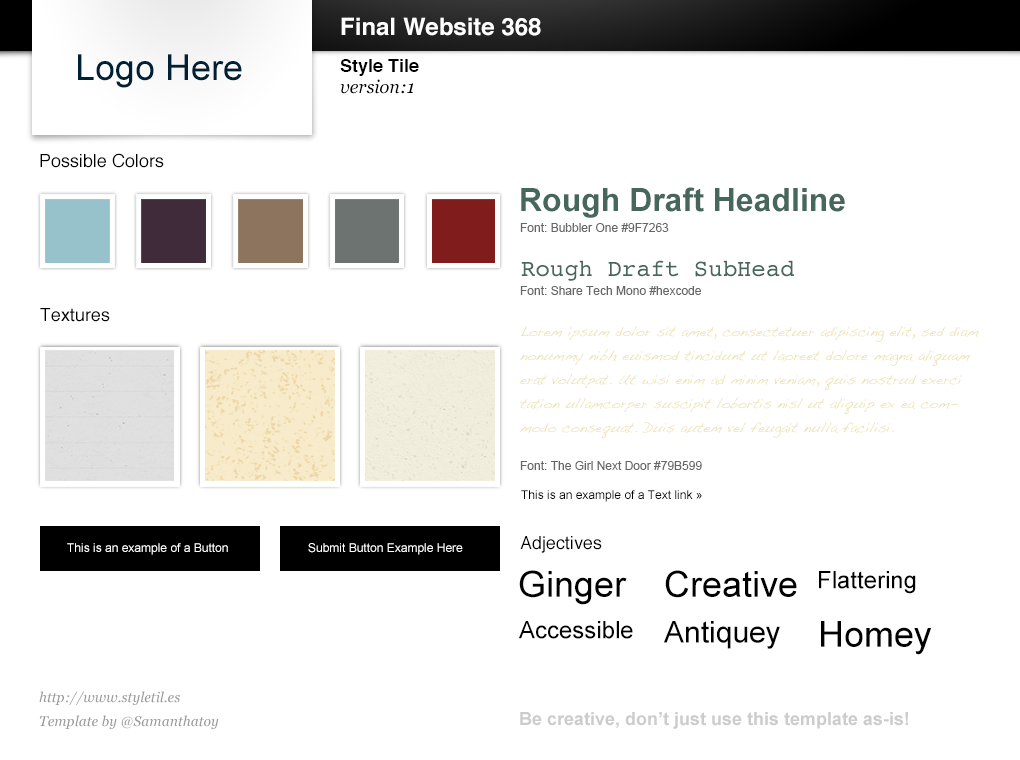
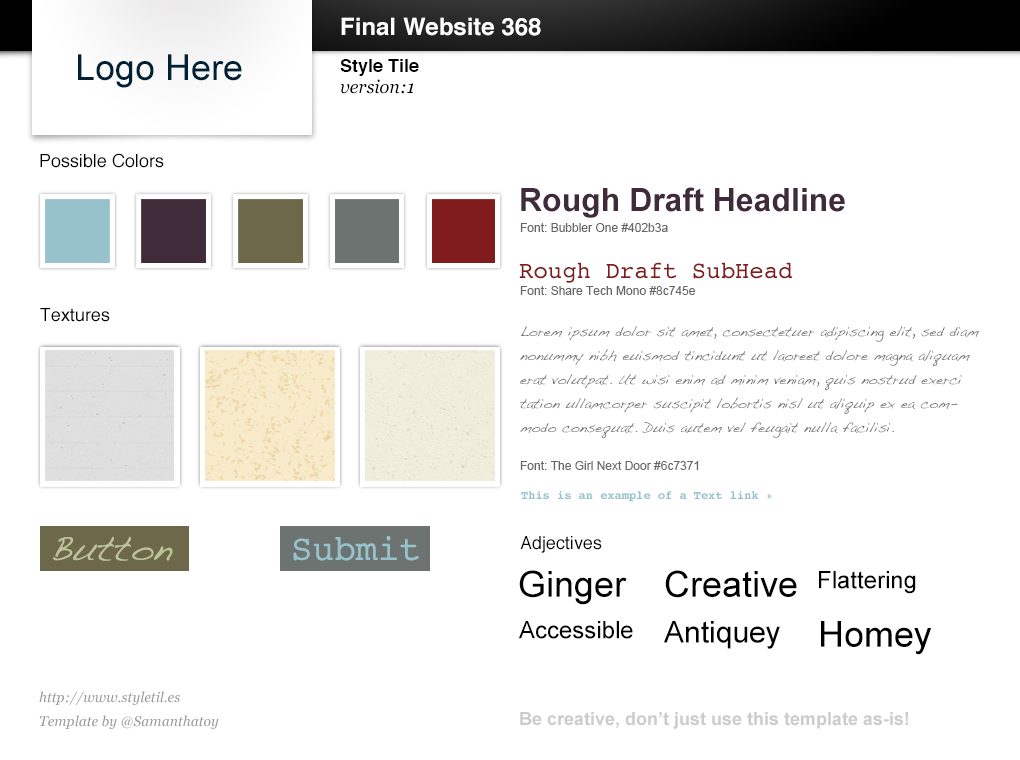
Before/after of a 1020 × 760 layered artwork. What changed in the layer stack:
renamed "This is an example of a Button" to "Button", painted on it over bbox(53, 536, 228, 561)
renamed "Shape 1" to "Button", painted on it over bbox(40, 526, 260, 571)
renamed "Submit Button Example Here" to "Submit", painted on it over bbox(293, 536, 463, 561)
painted on "Shape 1 copy" over bbox(430, 526, 500, 571)
painted on "This is an example of a Text link »" over bbox(521, 490, 771, 502)
painted on "Lorem ipsum dolor sit amet, consectetuer adipiscing elit, sed d" over bbox(520, 326, 979, 438)
renamed "Font: The Girl Next Door #79B599" to "Font: The Girl Next Door #6c7371", painted on it over bbox(661, 461, 702, 470)
renamed "Font: Share Tech Mono #hexcode" to "Font: Share Tech Mono #8c745e", painted on it over bbox(656, 286, 701, 295)
renamed "Font: Bubbler One #9F7263" to "Font: Bubbler One #402b3a", painted on it over bbox(628, 223, 669, 232)
painted on "Rough Draft SubHead" over bbox(519, 260, 794, 283)
painted on "Rough Draft Headline" over bbox(521, 187, 845, 218)
